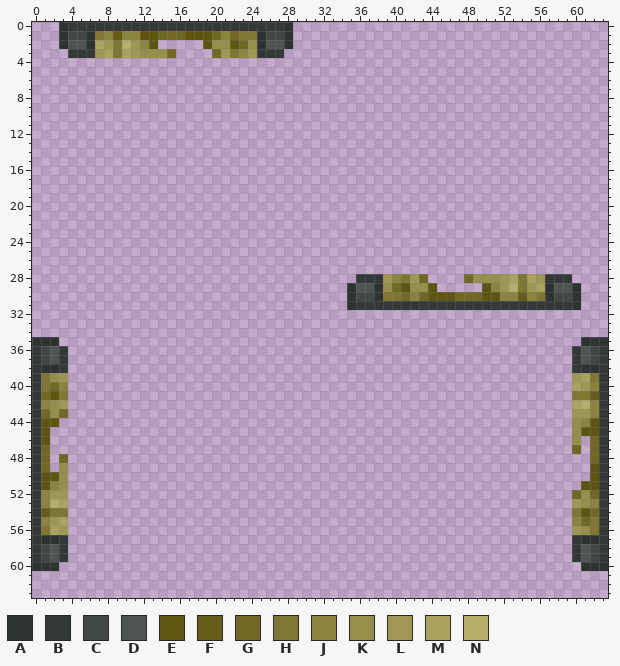
A pixel-art sprite gets an edit: Resources/Textures/Structures/Wallmounts/Lighting/light_tube.rsi/burned.png. The picture above is the old version.
The file is 64x64 pixels. Colours within 5 levels of each other are drawn and written as one.
Palette (. is transparent): A #2f3233  B #353839  C #434647  D #515455  E #5d5612  F #645d19  G #706925  H #7e7733  J #8b8440  K #968f4b  L #9f9854  M #aaa35f  N #b6af6b
The result:
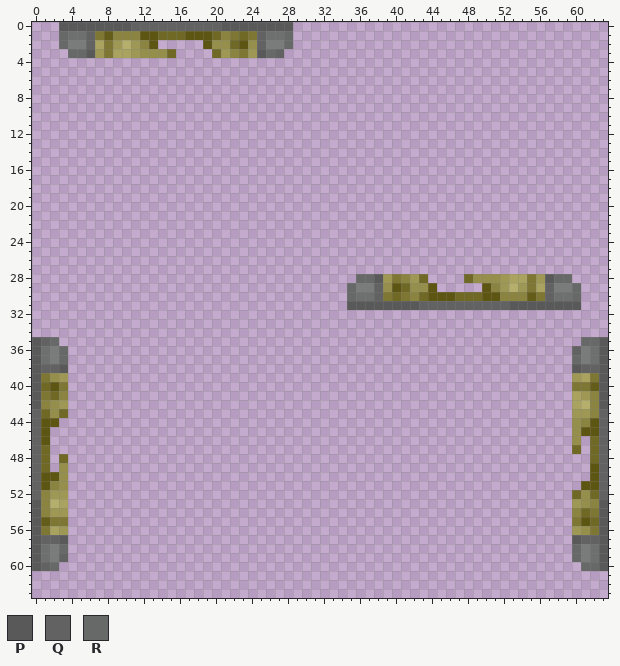
Colours new in this view: P #59595a  Q #626263  R #676868
Diff:
colour C: #434647 -> #6e6f6f
colour D: #515455 -> #7a7b7b
Changed rows in their new state; - is a pixel that keeps its letter.
first column x 3:
 0 PPPPPPPPQQQQQQQQQQPPPPPPPP
 1 R--Q-FJ------------HG-Q--R
 2 R--Q-HL------------GE-Q--R
 3 -RRP-HM------------JH-PRQ-
first column x 35:
28 -RRP-HJ------------MH-PRR-
29 R--Q-EG------------LH-Q--R
30 R--Q-GH------------JF-Q--R
31 PPPPPPPPQQQQQQQQQQPPPPPPPP
first column x 0:
35 PQR----------------------------------------------------------RRP
36 P--R--------------------------------------------------------Q--P
37 P--R--------------------------------------------------------R--P
38 PQQP--------------------------------------------------------PQQP
39 P--------------------------------------------------------------P
40 PGEH--------------------------------------------------------HHFP
41 PHGJ--------------------------------------------------------MLJP
42 P--------------------------------------------------------------P
43 Q--------------------------------------------------------------Q
44 Q--------------------------------------------------------------Q
45 Q--------------------------------------------------------------Q
46 Q--------------------------------------------------------------Q
47 Q--------------------------------------------------------------Q
48 Q--------------------------------------------------------------Q
49 Q--------------------------------------------------------------Q
50 Q--------------------------------------------------------------Q
51 Q--------------------------------------------------------------Q
52 Q--------------------------------------------------------------Q
53 P--------------------------------------------------------------P
54 PJLL--------------------------------------------------------JGHP
55 PFHH--------------------------------------------------------HEGP
56 P--------------------------------------------------------------P
57 PQQP--------------------------------------------------------PQQP
58 P--R--------------------------------------------------------R--P
59 P--Q--------------------------------------------------------R--P
60 PQR----------------------------------------------------------RRP
Changed places in both pictures, as pixel boxes (x1, y1, x2, y2):
changed: (59, 22, 293, 58)
changed: (347, 274, 608, 571)
changed: (32, 337, 68, 571)
